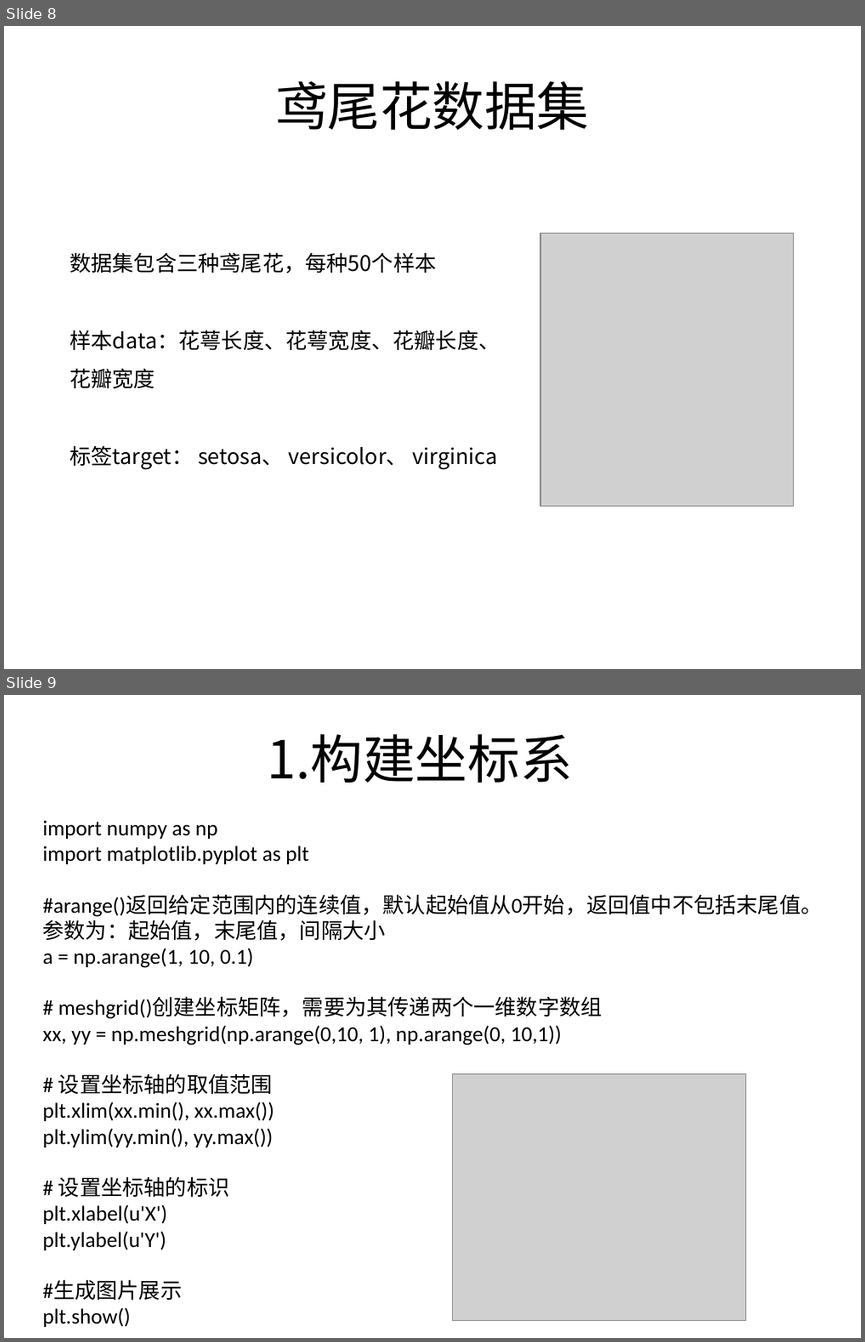
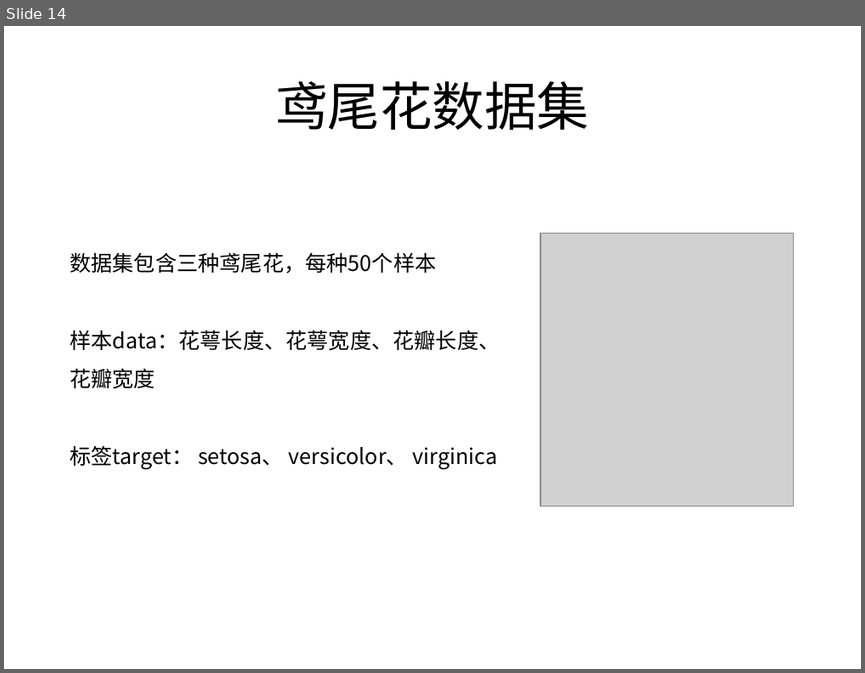
Before and after one commit to BattalionCommander/Python, a slide deck: cls_23聚类算法.pptx. Shown one above the other, each under a label of ours: slides 8 and 9 before the commit, slide 14 after it. The pictures are 865x1342 and 865x673 pixels, drawn with LibreOffice and Linux fonts; fonts in the diff are those of the drawing; grey boxes stand for pictures; background and template pictures are left out. Boxes give left, top, right and bottom in pixels: in the first picture for what was removed or moved away, otherwise in the second. Text is boxed around its words. In the diff, an @@ line names an element or a change of style, - is before the commit and + after.

```diff
--- a/cls_23聚类算法.pptx
+++ b/cls_23聚类算法.pptx
@@ slide 9 removed at <box>4,695,861,1338</box>, background picture (left out) @@
@@ title removed at <box>267,734,572,783</box> @@
-1.构建坐标系
@@ text removed at <box>43,820,823,1327</box> @@
-import numpy as np
-import matplotlib.pyplot as plt
-#arange()返回给定范围内的连续值，默认起始值从0开始，返回值中不包括末尾值。参数为：起始值，末尾值，间隔大小
-a = np.arange(1, 10, 0.1)
-# meshgrid()创建坐标矩阵，需要为其传递两个一维数字数组
-xx, yy = np.meshgrid(np.arange(0,10, 1), np.arange(0, 10,1))
-# 设置坐标轴的取值范围
-plt.xlim(xx.min(), xx.max())
-plt.ylim(yy.min(), yy.max())
-# 设置坐标轴的标识
-plt.xlabel(u'X')
-plt.ylabel(u'Y')
-#生成图片展示
-plt.show()
@@ picture removed at <box>453,1074,746,1321</box> @@
@@ what was slide 8 is now slide 14 @@
```
Also in this commit, not shown: 4 slides changed, 7 slides added, 8 other slides removed, 4 other files.
